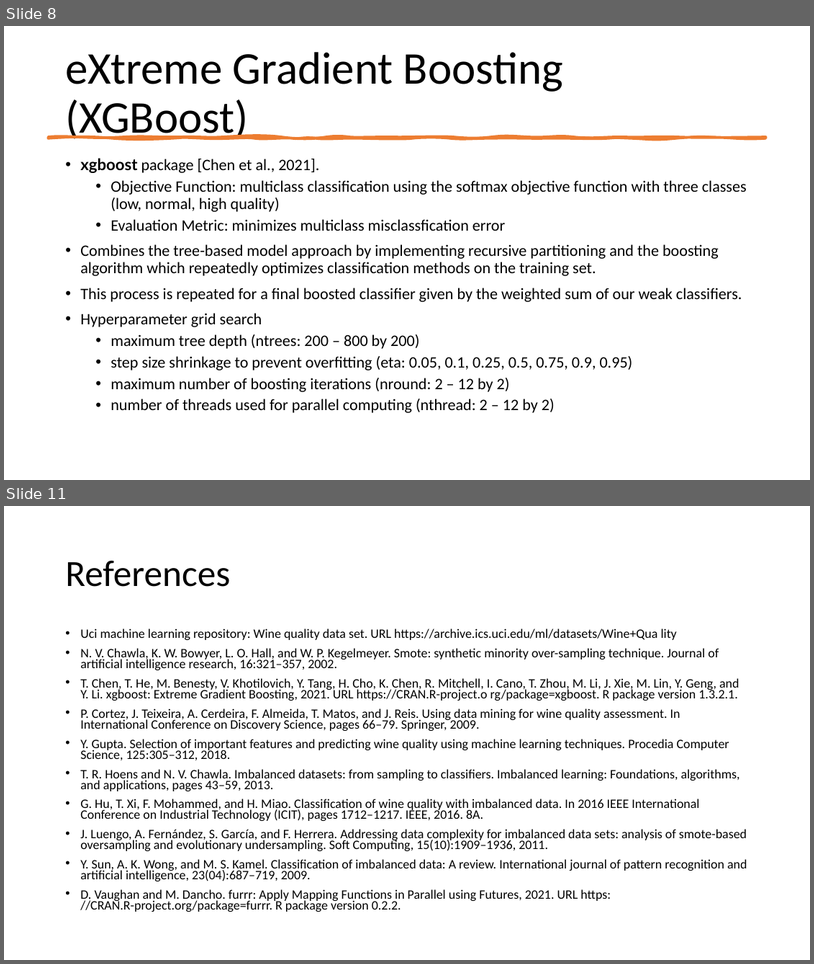
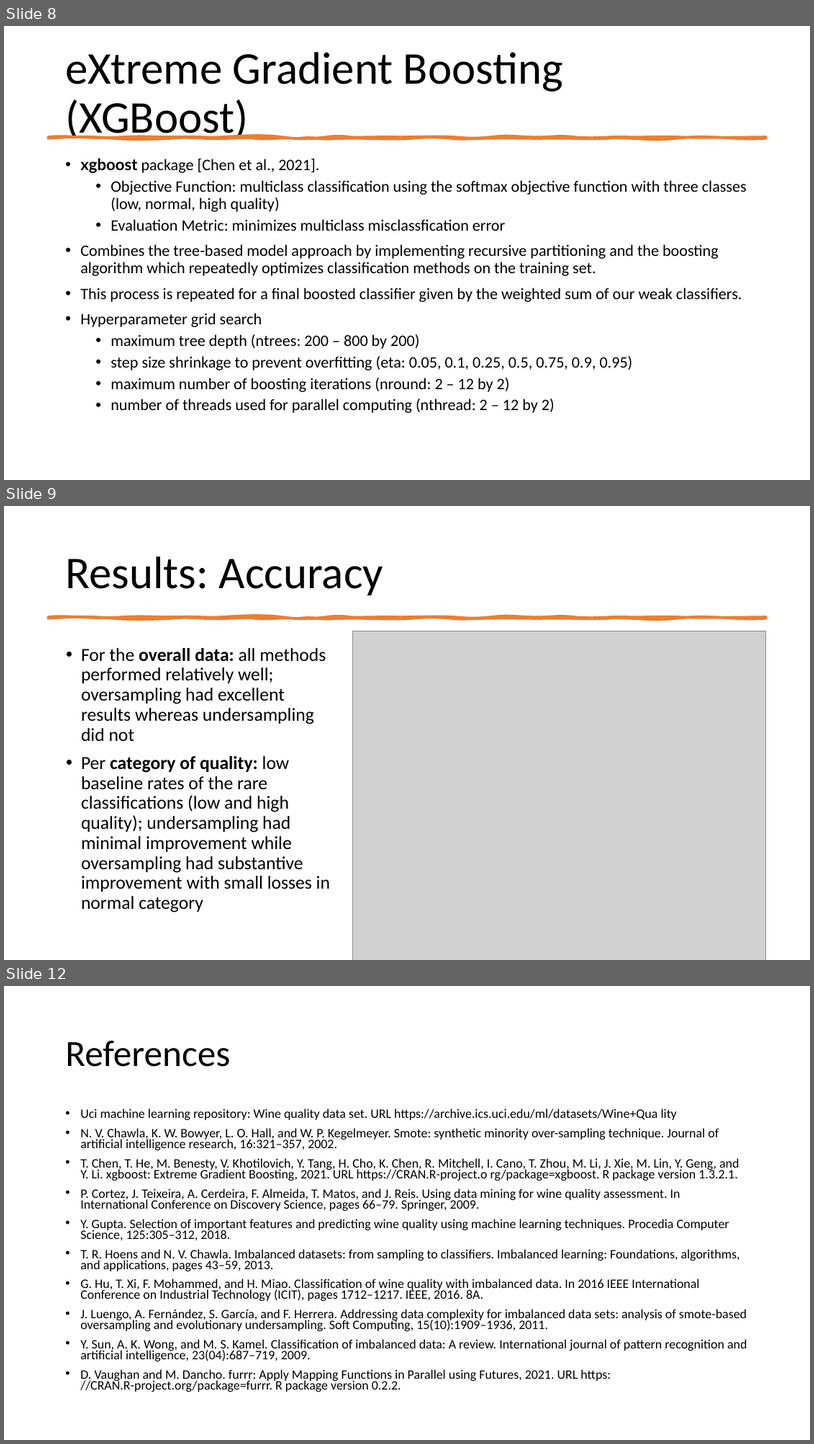
Before and after one commit to earobinson95/Statistical-Learning-Project-UNL-STAT983, a slide deck: presentation/final-presentation.pptx. Shown one above the other, each under a label of ours: slides 8 and 11 before the commit, slides 8, 9 and 12 after it; the slides between them are not shown. The pictures are 814x964 and 814x1444 pixels, drawn with LibreOffice and Linux fonts; fonts in the diff are those of the drawing; grey boxes stand for pictures. Boxes give left, top, right and bottom in pixels: in the first picture for what was removed or moved away, otherwise in the second. Text is boxed around its words. In the diff, an @@ line names an element or a change of style, - is before the commit and + after.

Commit message:
Results and Discussion slides filled out, added an additional slide for tuning parameters before seeing the final slide.

```diff
--- a/presentation/final-presentation.pptx
+++ b/presentation/final-presentation.pptx
@@ slide 9 added at <box>4,506,810,960</box>, background #FFFFFF @@
@@ title added at <box>65,556,384,595</box>, 54 pt, text #000000 @@
+Results: Accuracy
@@ freeform shape added at <box>48,617,766,618</box>, fill #ED7D31, outline #ED7D31 3.25 pt @@
@@ picture added at <box>353,631,767,960</box> @@
@@ text added at <box>81,648,330,912</box>, 22 pt, text #000000 @@
+• For the overall data: all methods performed relatively well; oversampling had excellent results whereas undersampling did not
+• Per category of quality: low baseline rates of the rare classifications (low and high quality); undersampling had minimal improvement while oversampling had substantive improvement with small losses in normal category
@@ what was slide 11 is now slide 12 @@
```
Also in this commit, not shown: 1 slide changed, 2 other slides added, 2 slides removed.
